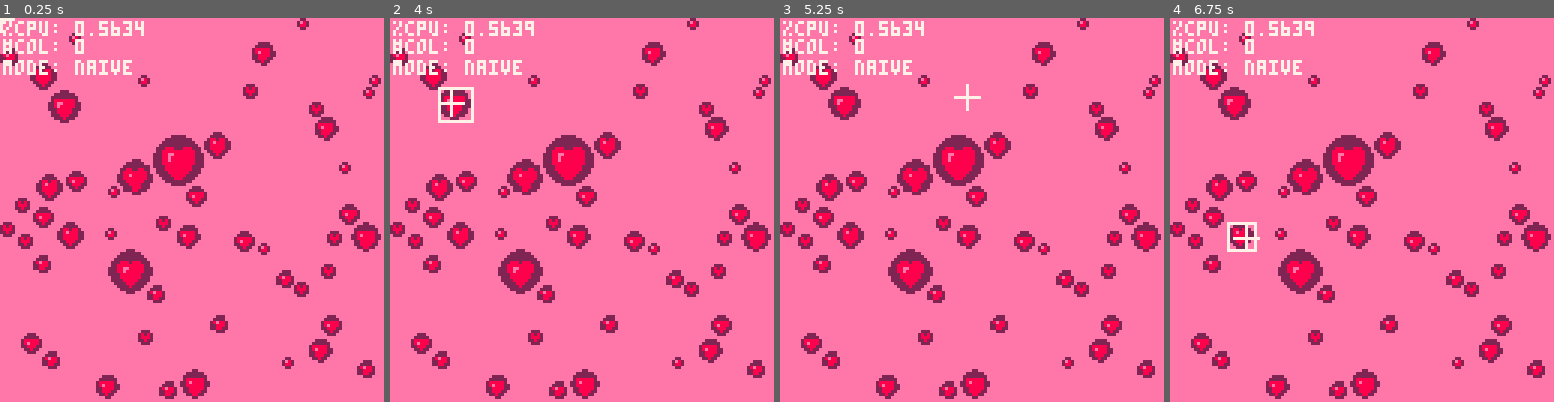
Above: before the commit, frames 1-4 (left to right).
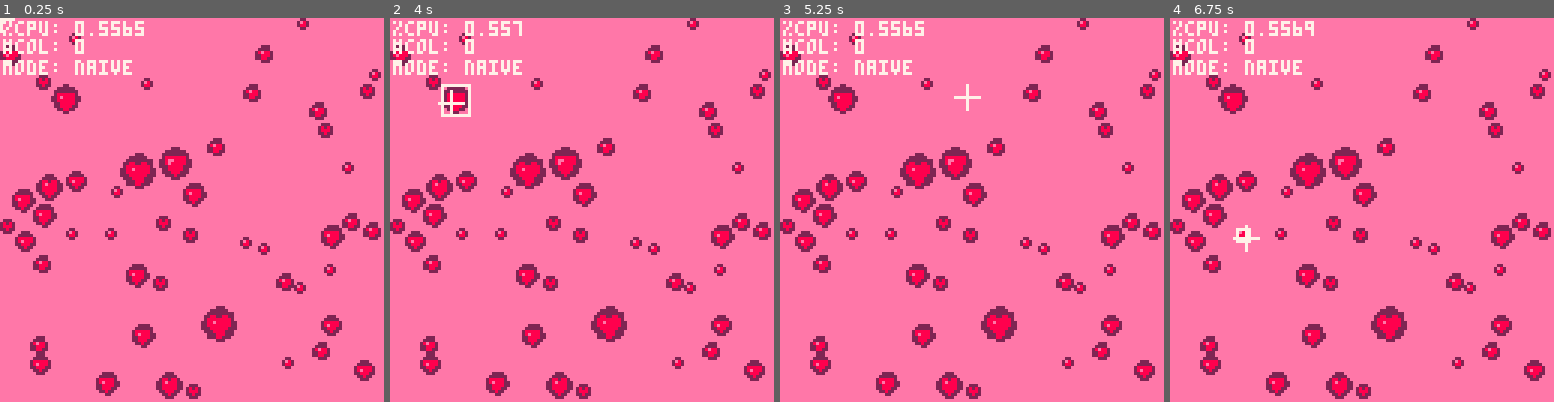
Above: after the commit, the same moments.

Repository: ghostofrasputin/SpatialHash
Game: PICO-8 cartridge cart.p8
Same seed, same stepped clock (60 frames per second), same inputs: the game is played once before the commit and once after it.
Inputs (mouse positions are in pixels of both pictures, inside the frame that each line leads up to):
- Up to frame 1 (0.25 s): no input
- Up to frame 2 (4 s): click (670, 121) at 0.67 s; tap O (Z key) at 0.7, 1.7, 2.1, 2.5, 2.9, 3.3, 3.7 s; click (436, 267) at 1.22 s; click (497, 114) at 1.77 s; click (562, 259) at 2.32 s; click (624, 106) at 2.87 s; click (685, 256) at 3.42 s; click (451, 102) at 3.97 s
- Up to frame 3 (5.25 s): tap O (Z key) at 4.1, 4.5, 4.9 s; click (902, 248) at 4.52 s; click (964, 94) at 5.07 s
- Up to frame 4 (6.75 s): tap O (Z key) every 0.4 s from 5.3 to 6.5 s; click (1419, 244) at 5.62 s; click (1481, 90) at 6.17 s; click (1246, 236) at 6.72 s

The runs differ from the first frame. In frame 1, 9.7% of the frame differs, in the area x 0-100%, y 0-100%; in frame 2, 9.9%; in frame 3, 9.6%; in frame 4, 9.7%.

Commit message:
update 3
runs efficiently in hash mode, saving considerable CPU usage. possible
small polish things to add, but done for the most part.

Diff:
--- a/cart.p8
+++ b/cart.p8
@@ -83,7 +83,7 @@
             add(result,collision)
         end
     end
-	return result
+    return result
 end
 
 -- for every cell which the q circle
@@ -102,7 +102,7 @@
             add(result,q)
         end
     end
-	return result
+    return result
 end
 
 -- hash mode: takes a table of buckets mapped to
@@ -163,43 +163,9 @@
 -- representing which cell pixel
 -- (x,y) falls into
 function pixel_to_cell(x,y)
-    for i=1,grid_size do
-        for j=1,grid_size do
-            local x_min = grid[i][j][1]
-            local y_min = grid[i][j][2]
-            local x_max = grid[i][j][3]
-            local y_max = grid[i][j][4]
-            if x>x_min and x<x_max and y>y_min and y<y_max then
-               --print("i: " ..i,1,21,7)
-               --print("j: " ..j, 1,28,7)
-               return {i,j}
-            end
-        end
-    end
-end
-
--- create a list of grid tiles
--- based on the cell size
--- retuns list of min and max intervals
-function generateGrid()
-    local grid = {}
-    local x_min,y_min = 0,0
-    local x_max,y_max = cell_size,cell_size
-
-    for i=1,grid_size do
-        grid[i] = {}
-        for j=1,grid_size do
-            grid[i][j] = {x_min,y_min,x_max,y_max}
-            y_min += cell_size
-            y_max += cell_size
-        end
-        y_min = 0
-        y_max = cell_size
-        x_min += cell_size
-        x_max += cell_size
-    end
-
-    return grid
+    local i = flr(x/cell_size)
+    local j = flr(y/cell_size)
+    return {i,j}
 end
 
 function _init()
@@ -211,9 +177,8 @@
     selected = nil
     hearts = {}
     heartNum = 50
-    grid = generateGrid()
     for i = 1,heartNum do
-		add(hearts,{x=rnd(128), y=rnd(128), r=2+rnd(8)*rnd(1)})
+		add(hearts,{x=rnd(128), y=rnd(128), r=2+rnd(7)*rnd(1)})
 	end
 end
 
